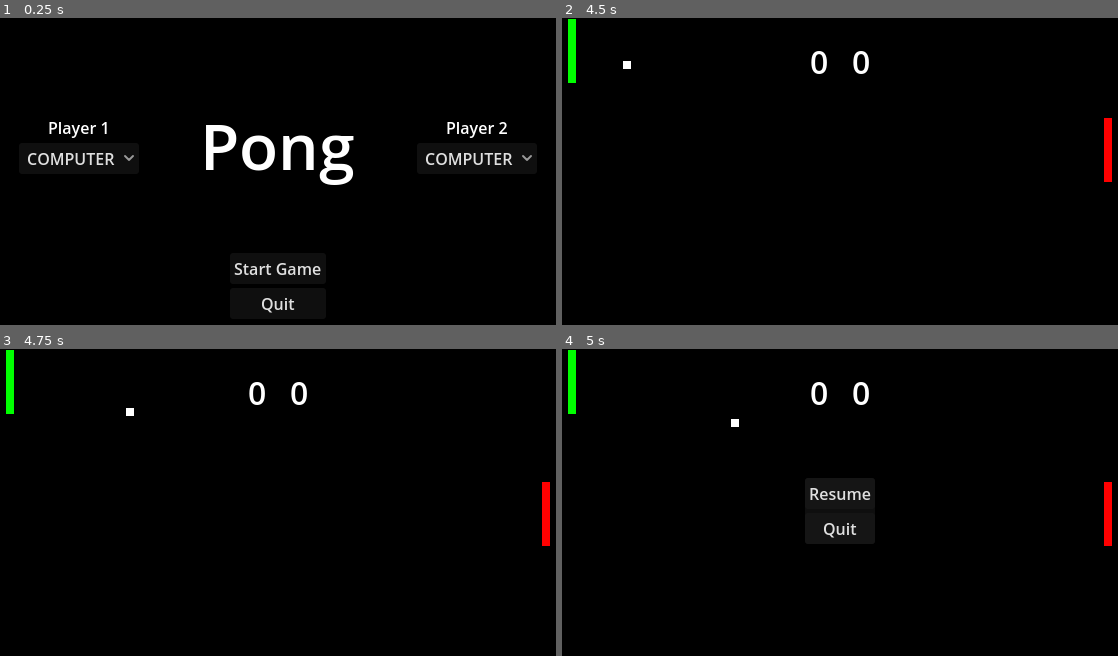
Above: before the commit, frames 1-4 (two rows, left to right).
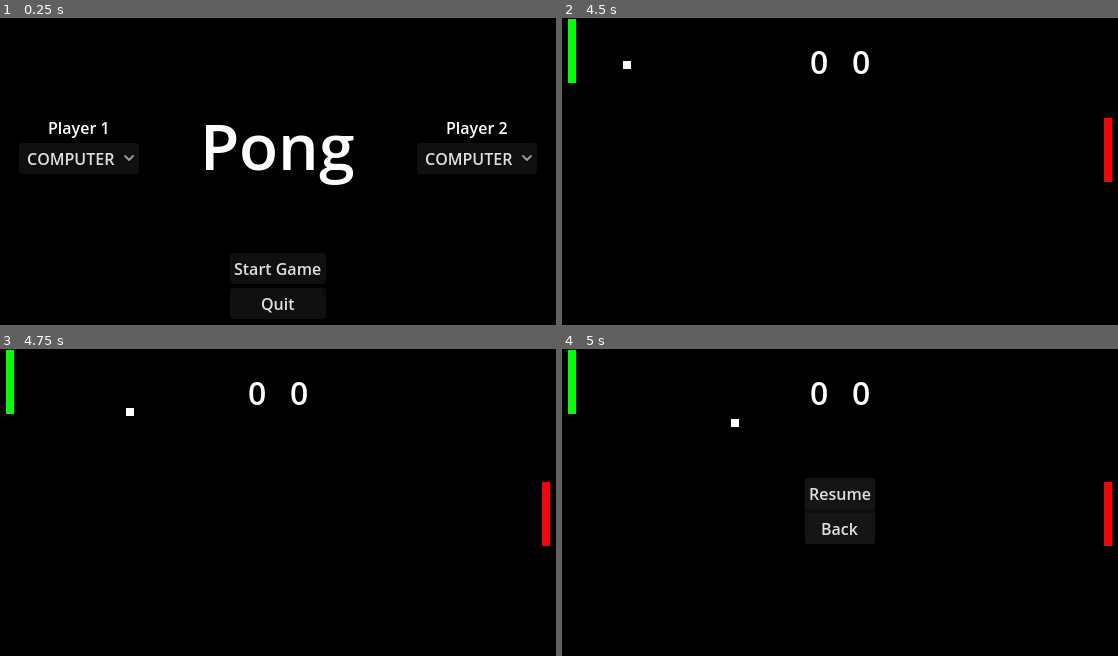
Above: after the commit, the same moments.

Repository: mlioz/pong
Game: Godot game, scene res://scenes/start_menu.tscn
Same seed, same stepped clock (60 frames per second), same inputs: the game is played once before the commit and once after it.
Inputs:
- Up to frame 1 (0.25 s): no input
- Up to frame 2 (4.5 s): click "Start Game" at 0.5 s; hold Up (ui_up) 1.28-2.03 s; tap S (s) at 1.35, 2.3, 2.85, 3.8, 4.35 s; tap W (w) at 1.55, 2.1, 3.05, 3.6 s; hold Down (ui_down) 2.03-2.78 s; hold Up (ui_up) 2.78-4.28 s; hold Down (ui_down) from 4.28 s (still down)
- Up to frame 3 (4.75 s): keep holding Down (ui_down); tap W (w) at 4.55 s
- Up to frame 4 (5 s): keep holding Down (ui_down); tap Escape (pause) at 4.9 s

Frames 1-3 are identical in both runs. In frame 4, 0.2% of the frame differs, in the area x 46-54%, y 56-62%.

Commit message:
pause menu 'back' button will change to start menue scene

Diff:
--- a/project.godot
+++ b/project.godot
@@ -24,6 +24,7 @@
 
 window/size/viewport_width=576
 window/size/viewport_height=324
+window/size/always_on_top=true
 window/stretch/mode="canvas_items"
 
 [input]
--- a/scenes/ui.tscn
+++ b/scenes/ui.tscn
@@ -1,13 +1,10 @@
-[gd_scene load_steps=3 format=3 uid="uid://clkc2d78w8hbj"]
-
-[ext_resource type="Script" uid="uid://cq8clphnykuji" path="res://scripts/ui.gd" id="1_fyqef"]
+[gd_scene load_steps=2 format=3 uid="uid://mkm1wjtvulh0"]
 
 [sub_resource type="LabelSettings" id="LabelSettings_h0uja"]
 line_spacing = 0.0
 font_size = 32
 
 [node name="UI" type="CanvasLayer"]
-script = ExtResource("1_fyqef")
 
 [node name="Score" type="Control" parent="."]
 layout_mode = 3
@@ -81,8 +78,6 @@
 layout_mode = 2
 text = "Resume"
 
-[node name="Quit" type="Button" parent="PauseMenu/MarginContainer/VBoxContainer"]
+[node name="Back" type="Button" parent="PauseMenu/MarginContainer/VBoxContainer"]
 layout_mode = 2
-text = "Quit"
-
-[connection signal="pressed" from="PauseMenu/MarginContainer/VBoxContainer/Quit" to="." method="_on_quit_pressed"]
+text = "Back"
--- a/scripts/game.gd
+++ b/scripts/game.gd
@@ -1,13 +1,11 @@
 extends Node2D
 class_name Game
-
-const GAME: PackedScene = preload("res://scenes/game.tscn")
 
 @onready var ui_player_score: Label = $UI/Score/MarginContainer/HBoxContainer/PlayerScore
 @onready var ui_opponent_score: Label = $UI/Score/MarginContainer/HBoxContainer/OpponentScore
 
 @onready var ui_resume_button: Button = $UI/PauseMenu/MarginContainer/VBoxContainer/Resume
-@onready var ui_quit_button: Button = $UI/PauseMenu/MarginContainer/VBoxContainer/Quit
+@onready var ui_back_button: Button = $UI/PauseMenu/MarginContainer/VBoxContainer/Back
 
 var player: Paddle
 var opponent: Paddle
@@ -29,6 +27,7 @@
 	self.add_child(opponent)
 
 	ui_resume_button.pressed.connect(start_game)
+	ui_back_button.pressed.connect(_on_back_button_pressed)
 
 	reset_game()
 	start_game()
@@ -36,6 +35,10 @@
 func _process(_delta: float) -> void:
 	if Input.is_action_just_pressed("pause"):
 		pause()
+
+func _on_back_button_pressed() -> void:
+	get_tree().paused = false
+	get_tree().change_scene_to_file("res://scenes/start_menu.tscn")
 
 func start_game() -> void:
 	unpause()
--- a/scripts/start_menu.gd
+++ b/scripts/start_menu.gd
@@ -1,6 +1,4 @@
 extends Control
-
-const GAME: PackedScene = preload("res://scenes/game.tscn")
 
 @onready var player_1_option_button: OptionButton = $MarginContainer/VBoxContainer/HBoxContainer/VBoxContainer/Player1OptionButton
 @onready var player_2_option_button: OptionButton = $MarginContainer/VBoxContainer/HBoxContainer/VBoxContainer2/Player2OptionButton
@@ -14,7 +12,7 @@
 	player_2_option_button.select(0)
 
 func _on_start_game_button_pressed() -> void:
-	get_tree().change_scene_to_packed(GAME)
+	get_tree().change_scene_to_file("res://scenes/game.tscn")
 
 func _on_player_1_option_button_item_selected(index: int) -> void:
 	Global.player_1_control_method = get_control_method_by_index(index)
--- a/scripts/ui.gd
+++ /dev/null
@@ -1,4 +0,0 @@
-extends CanvasLayer
-
-func _on_quit_pressed() -> void:
-	get_tree().quit()
Not shown, removed: scripts/ui.gd.uid
